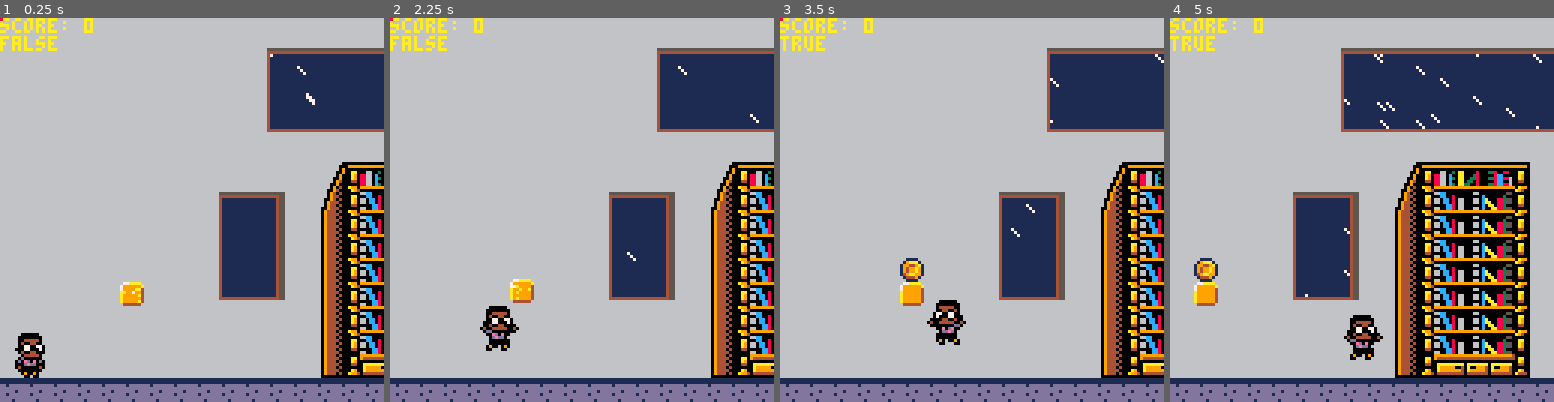
Above: before the commit, frames 1-4 (left to right).
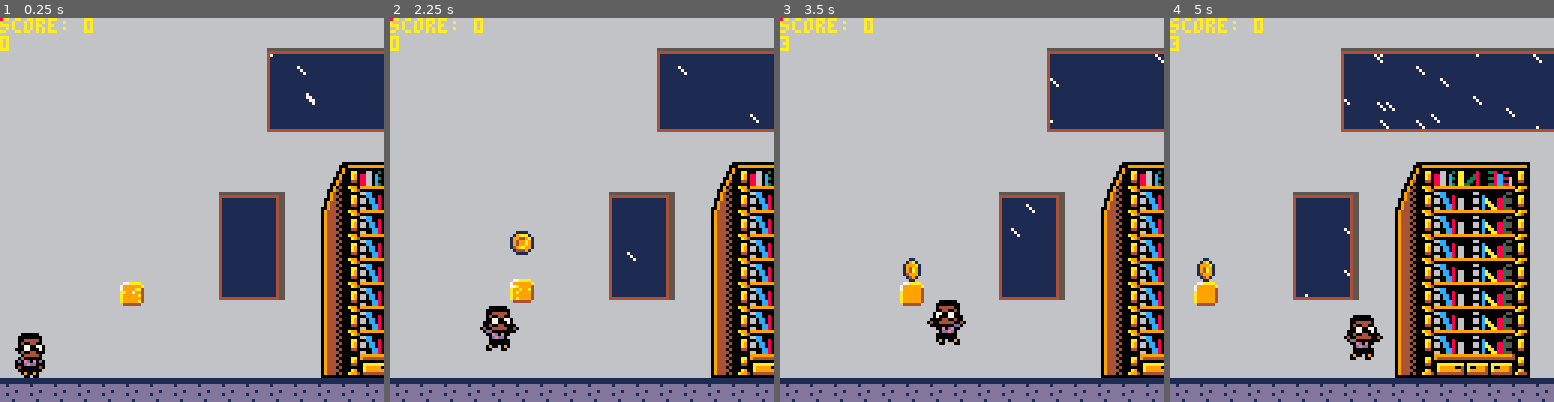
Above: after the commit, the same moments.

Repository: cwrightlibrary/pico-8
Game: PICO-8 cartridge library_game/carts/library-game.p8
The game is run twice, just before and just after one commit, with the same random seed, the same clock (stepped at 60 frames per second) and the same inputs.
Inputs:
- Up to frame 1 (0.25 s): no input
- Up to frame 2 (2.25 s): tap X (X key) at 0.33, 1.07, 1.85 s; tap O (Z key) at 0.7, 1.7, 2.1 s; hold Right 1.6-2.1 s
- Up to frame 3 (3.5 s): hold Right 2.47-3.03 s; tap O (Z key) at 2.5, 2.9, 3.3 s; tap X (X key) at 2.97 s; hold Left from 3.08 s (still down)
- Up to frame 4 (5 s): release Left at 3.58 s; tap O (Z key) every 0.4 s from 3.7 to 4.9 s; hold Right 4.02-4.68 s; tap X (X key) at 4.08 s

The runs differ from the first frame. In frame 1, 0.3% of the frame differs, in the area x 0-15%, y 4-9%; in frame 2, 0.6%, in the area x 0-38%, y 4-62%; in frame 3, 0.5%; in frame 4, 0.5%.

Commit message:
Add files via upload

Diff:
--- a/library_game/carts/library-game.p8
+++ b/library_game/carts/library-game.p8
@@ -41,8 +41,7 @@
  coin_update()
  q_brick_update()
 end
-cy=0
-my=0
+bounce_count=0
 function _draw()
  cls(1)
  rain_draw()
@@ -57,7 +56,7 @@
  add_sk_small()
  p_draw()
  print('score: '..p.score,cam_x,0,10)
- print(success)
+ print(bounce_count)
 end
 -->8
 --player
@@ -438,17 +437,30 @@
    end
    --update
    coin.anim=time()
-   coin.dy+=gravity
+   coin.dy+=gravity/2
    if coin.dy>0 then
     limit_speed(coin.dy,coin.max_dy)
    end
+   if coin.dy>=0
+   and coin.bounces<3 then
+    coin.bounce=true
+   else
+    coin.bounce=false
+   end
    local newx=coin.x/8
-   local newy=coin.y/8+.5
+   local newy=coin.y/8+1.1
    local newy2=coin.y/8+1
-   if fget(mget(newx,newy+1),0)
-   or fget(mget(newx,newy2),0) then
+
+   if fget(mget(newx,newy),0)
+   and coin.bounces<3
+   and coin.bounce then
+    coin.dy-=coin.boost
+    bounce_count+=1
+    coin.bounces+=1
+    coin.bounce=false
+   elseif fget(mget(newx,newy),0)
+   and coin.bounces>=3 then
     coin.dy=0
-    coin.y-=((coin.y+coin.h+1)%8)-1
    end
    coin.y+=coin.dy
    testy=coin.y
@@ -515,11 +527,9 @@
     p.dy=0
     p.y+=1
    end
-   cy=q_brick.y
-   my=q_brick.max_y
    brick_hit_move(q_brick)
-   if q_brick.finish and not q_brick.added_coin then
-    add_object('coin',q_brick.x/8,q_brick.y/8-1,8,8)
+   if q_brick.hit and not q_brick.added_coin then
+    add_object('coin',q_brick.x/8,q_brick.y/8-2,8,8)
     success=true
     q_brick.added_coin=true
    end
@@ -682,6 +692,8 @@
    dy=0,
    max_dx=2,
    max_dy=.001,
+   bounce=true,
+   boost=2,
    falling=false,
    bounces=0,
    landed=false,
